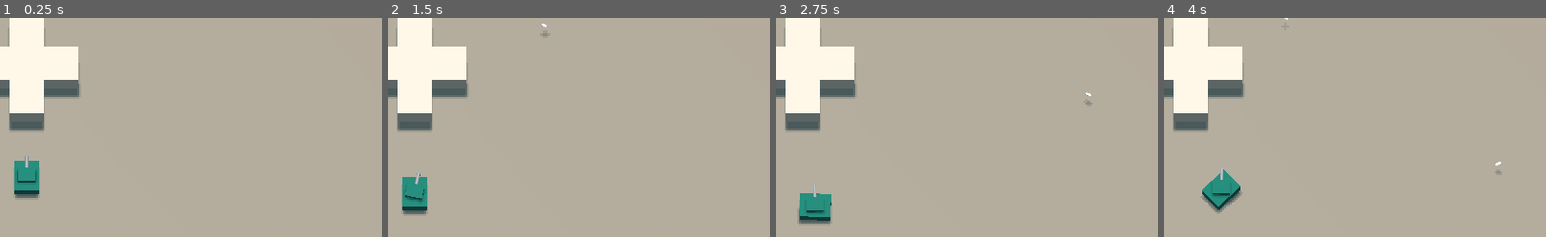
Above: before the commit, frames 1-4 (left to right).
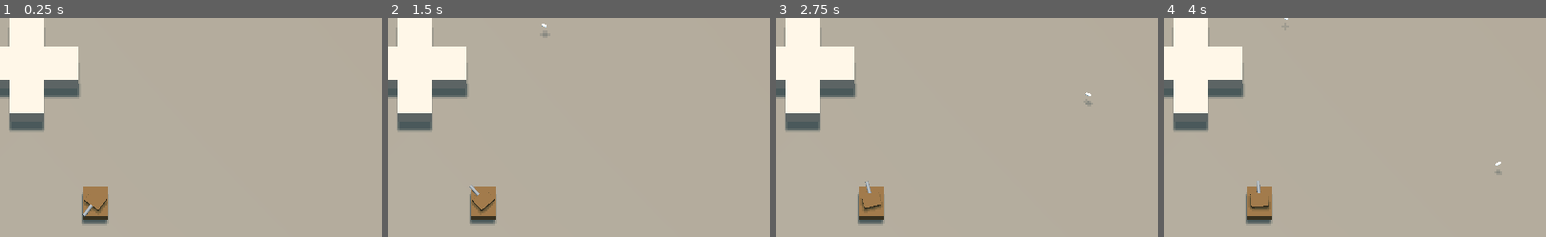
Above: after the commit, the same moments.

Repository: jdrempel/tanks
Game: Godot game, scene res://Main.tscn
The game is run twice, just before and just after one commit, with the same random seed, the same clock (stepped at 60 frames per second) and the same inputs.
Inputs (mouse positions are % of the whole screen's width and height, from its top left):
- Up to frame 1 (0.25 s): no input
- Up to frame 2 (1.5 s): tap Enter at 0.5 s; move the mouse to (72, 46) at 0.52 s; hold D (move_right) 0.53-1.28 s; click (72, 46) at 0.6 s; move the mouse to (30, 56) at 1.27 s; hold S (move_down) from 1.28 s (still down); right-click (30, 56) at 1.35 s
- Up to frame 3 (2.75 s): move the mouse to (60, 28) at 2.02 s; release S (move_down) at 2.03 s; hold D (move_right) from 2.03 s (still down); click (60, 28) at 2.1 s
- Up to frame 4 (4 s): move the mouse to (45, 71) at 2.77 s; release D (move_right) at 2.78 s; hold W (move_up) 2.78-3.53 s; right-click (45, 71) at 2.85 s; move the mouse to (80, 66) at 3.52 s; hold A (move_left) from 3.53 s (still down); click (80, 66) at 3.6 s
The pictures show only the part of the screen within x 46-96%, y 40-90%; the shares and areas given below are measured in that part.

The runs differ from the first frame. In frame 1, 2.2% of the frame differs, in the area x 3-29%, y 63-94%; in frame 2, 2.2%; in frame 3, 2.3%; in frame 4, 2.4%, in the area x 10-29%, y 68-94%.

Commit message:
Give enemy types weapon cooldown overrides

Diff:
--- a/Main.tscn
+++ b/Main.tscn
@@ -6,7 +6,7 @@
 [ext_resource path="res://Main.gd" type="Script" id=4]
 [ext_resource path="res://world/Floor.tscn" type="PackedScene" id=5]
 [ext_resource path="res://world/TopWall.tscn" type="PackedScene" id=6]
-[ext_resource path="res://characters/enemies/EnemyTeal.tscn" type="PackedScene" id=9]
+[ext_resource path="res://characters/enemies/EnemyBrown.tscn" type="PackedScene" id=8]
 
 [sub_resource type="NavigationMesh" id=1]
 vertices = PoolVector3Array( -10.5, 2.2, -8, -10.75, 2.2, -7.25, -0.25, 2.2, -7, 0, 2.2, -8, -0.25, 2.2, -7, 10.75, 2.2 …(1034 unchanged characters)…
@@ -67,8 +67,8 @@
 [node name="WallBlock5" parent="Navigation/NavigationMeshInstance/World/Obstacles" groups=["world"] instance=ExtResource( 2 )]
 transform = Transform( 1, 0, 0, 0, 1, 0, 0, 0, 1, 0, 0.5, -1 )
 
-[node name="EnemyTeal" parent="Navigation" instance=ExtResource( 9 )]
-transform = Transform( -1, 0, -2.62269e-07, 0, 1, 0, 2.62269e-07, 0, -1, 0, 0.700025, 3.23892 )
+[node name="EnemyBrown" parent="Navigation" instance=ExtResource( 8 )]
+transform = Transform( 1, 0, 1.74846e-07, 0, 1, 0, -1.74846e-07, 0, 1, 2, 0.700021, 4 )
 
 [node name="CameraRoot" type="Spatial" parent="."]
 transform = Transform( 1, 0, 0, 0, 1, 0, 0, 0, 1, 0, 0, 5 )
--- a/characters/enemies/Enemy.gd
+++ b/characters/enemies/Enemy.gd
@@ -23,6 +23,9 @@
 export var ai_engage_time := 1.0
 export var ai_flee_time := 3.0
 
+export var ai_aim_accuracy := 0.95
+export var ai_primary_cooldown_override := -1.0
+
 onready var nav = find_parent("Navigation")
 var ai_path = []
 var ai_path_node = 0
@@ -38,6 +41,8 @@
 
 
 func _ready():
+	if ai_primary_cooldown_override >= 0.01:
+		$WeaponController.active_primary.cooldown_time = ai_primary_cooldown_override
 	enter_searching()
 
 
@@ -81,34 +86,34 @@
 func enter_searching():
 	ai_state = AiState.SEARCHING
 	print("searching")
-	$SearchTimer.start(ai_search_time)
+	$AiStateTimer.start(ai_search_time)
 	# pick random location within search radius
 
 
 func enter_engaging():
 	ai_state = AiState.ENGAGING
 	print("engaging")
-	$EngageTimer.start(ai_engage_time)
+	$AiStateTimer.start(ai_engage_time)
 	# pick random location with LOS to player (or keep current target)
 
 
 func enter_fleeing():
 	ai_state = AiState.FLEEING
 	print("fleeing")
-	$FleeTimer.start(ai_flee_time)
+	$AiStateTimer.start(ai_flee_time)
 	# pick random location with no LOS to player (prefer further away than current)
 
 
 func leave_searching():
-	$SearchTimer.stop()
+	$AiStateTimer.stop()
 
 
 func leave_engaging():
-	$EngageTimer.stop()
+	$AiStateTimer.stop()
 
 
 func leave_fleeing():
-	$FleeTimer.stop()
+	$AiStateTimer.stop()
 
 
 func get_aim_location():
@@ -156,7 +161,7 @@
 func is_target_acquired() -> bool:
 	var aiming_vector = $Body/TurretRoot/FirePointCannon.global_transform.basis.z.normalized()
 	var vector_to_target = (aim_location - global_transform.origin).normalized()
-	return aiming_vector.dot(-vector_to_target) > 0.98
+	return aiming_vector.dot(-vector_to_target) > ai_aim_accuracy
 
 
 func find_target_player():
@@ -241,18 +246,22 @@
 		last_target_direction = target_direction
 
 
-func _on_SearchTimer_timeout():
-	pass # Replace with function body.
-
-
-func _on_EngageTimer_timeout():
-	if is_instance_valid(ai_target):
-		if is_target_in_sight():
-			start_move_to(global_transform.origin)
-			if is_target_acquired():
-				$WeaponController.active_primary._fire()
-		else:
-			start_move_to(ai_target.global_transform.origin)
+func _on_AiStateTimer_timeout():
+	match ai_state:
+		AiState.SEARCHING:
+			pass
+		AiState.ENGAGING:
+			if is_instance_valid(ai_target):
+				if is_target_in_sight():
+					start_move_to(global_transform.origin)
+					if is_target_acquired():
+						$WeaponController.active_primary._fire()
+				else:
+					start_move_to(ai_target.global_transform.origin)
+		AiState.FLEEING:
+			pass
+		_:
+			pass
 
 
 func _on_FleeTimer_timeout():
--- a/characters/enemies/Enemy.tscn
+++ b/characters/enemies/Enemy.tscn
@@ -76,12 +76,9 @@
 script = ExtResource( 6 )
 weapons = [ ExtResource( 7 ), ExtResource( 8 ) ]
 
-[node name="SearchTimer" type="Timer" parent="."]
-
-[node name="EngageTimer" type="Timer" parent="."]
+[node name="AiStateTimer" type="Timer" parent="."]
 
 [node name="FleeTimer" type="Timer" parent="."]
 
-[connection signal="timeout" from="SearchTimer" to="." method="_on_SearchTimer_timeout"]
-[connection signal="timeout" from="EngageTimer" to="." method="_on_EngageTimer_timeout"]
+[connection signal="timeout" from="AiStateTimer" to="." method="_on_AiStateTimer_timeout"]
 [connection signal="timeout" from="FleeTimer" to="." method="_on_FleeTimer_timeout"]
--- a/characters/enemies/EnemyBrown.tscn
+++ b/characters/enemies/EnemyBrown.tscn
@@ -5,14 +5,19 @@
 [ext_resource path="res://materials/enemy_brown.tres" type="Material" id=3]
 
 [node name="EnemyBrown" instance=ExtResource( 1 )]
-move_speed = 1.0
-turn_speed = 0.5
+move_speed = 0.0
+turn_speed = 0.0
+ai_aim_accuracy = 0.92
+ai_primary_cooldown_override = 5.0
 
-[node name="Body" parent="." index="1"]
+[node name="Body" parent="." index="3"]
 material/0 = ExtResource( 3 )
+
+[node name="TurretRoot" parent="Body" index="0"]
+look_speed = 1.0
 
 [node name="Turret" parent="Body/TurretRoot" index="0"]
 material/0 = ExtResource( 3 )
 
-[node name="WeaponController" parent="." index="2"]
+[node name="WeaponController" parent="." index="4"]
 weapons = [ ExtResource( 2 ) ]
--- a/characters/enemies/EnemyGrey.tscn
+++ b/characters/enemies/EnemyGrey.tscn
@@ -5,14 +5,18 @@
 [ext_resource path="res://characters/weapons/cannon/Cannon.tscn" type="PackedScene" id=3]
 
 [node name="EnemyGrey" instance=ExtResource( 1 )]
-move_speed = 0.0
-turn_speed = 0.0
+move_speed = 1.0
+turn_speed = 0.5
+ai_aim_accuracy = 0.94
 
-[node name="Body" parent="." index="1"]
+[node name="Body" parent="." index="3"]
 material/0 = ExtResource( 2 )
+
+[node name="TurretRoot" parent="Body" index="0"]
+look_speed = 2.0
 
 [node name="Turret" parent="Body/TurretRoot" index="0"]
 material/0 = ExtResource( 2 )
 
-[node name="WeaponController" parent="." index="2"]
+[node name="WeaponController" parent="." index="4"]
 weapons = [ ExtResource( 3 ) ]
